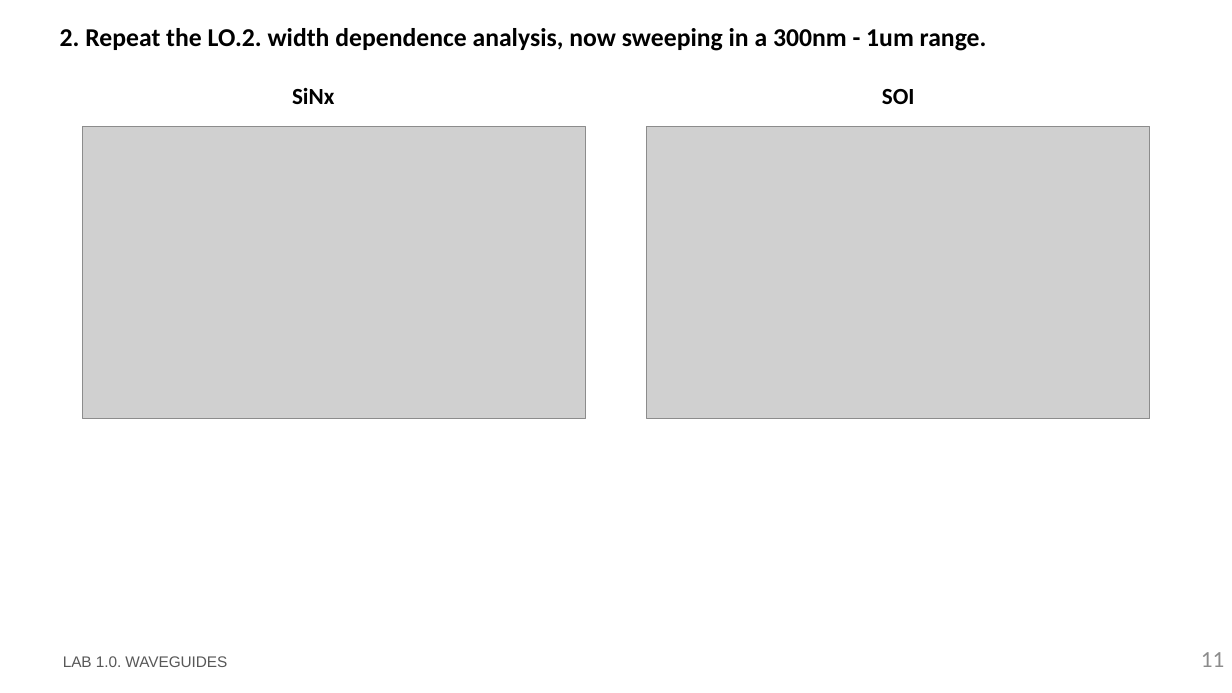
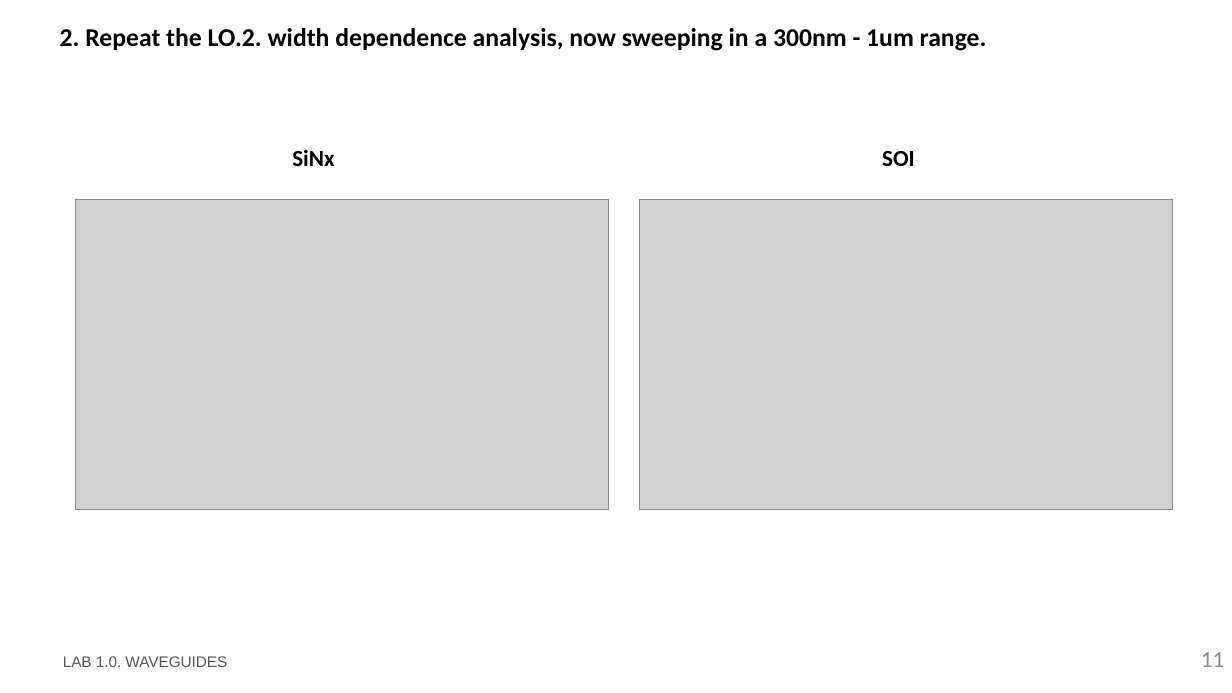
Before and after one commit to snacmuo/pic-upv-lab1, a slide deck: slide 11 of LabBook_10.pptx. Drawn at 1232x693 pixels with LibreOffice and Linux fonts; fonts in the diff are those of the drawing; grey boxes stand for pictures; background and template pictures are left out. Boxes give left, top, right and bottom in pixels: in the first picture for what was removed or moved away, otherwise in the second. Text is boxed around its words. In the diff, an @@ line names an element or a change of style, - is before the commit and + after.

```diff
--- a/LabBook_10.pptx
+++ b/LabBook_10.pptx
@@ text "SiNx": place and size @@
-text "SiNx" at box(292, 88, 334, 104)
+text "SiNx" at box(292, 150, 334, 166)
@@ text "SOI": place and size @@
-text "SOI" at box(882, 89, 915, 104)
+text "SOI" at box(882, 151, 915, 166)
@@ picture: place and size @@
-picture at box(83, 126, 586, 419)
+picture at box(76, 200, 608, 510)
@@ picture: place and size @@
-picture at box(647, 126, 1150, 419)
+picture at box(640, 200, 1172, 510)
```
Also in this commit, not shown: 1 other slide changed.
